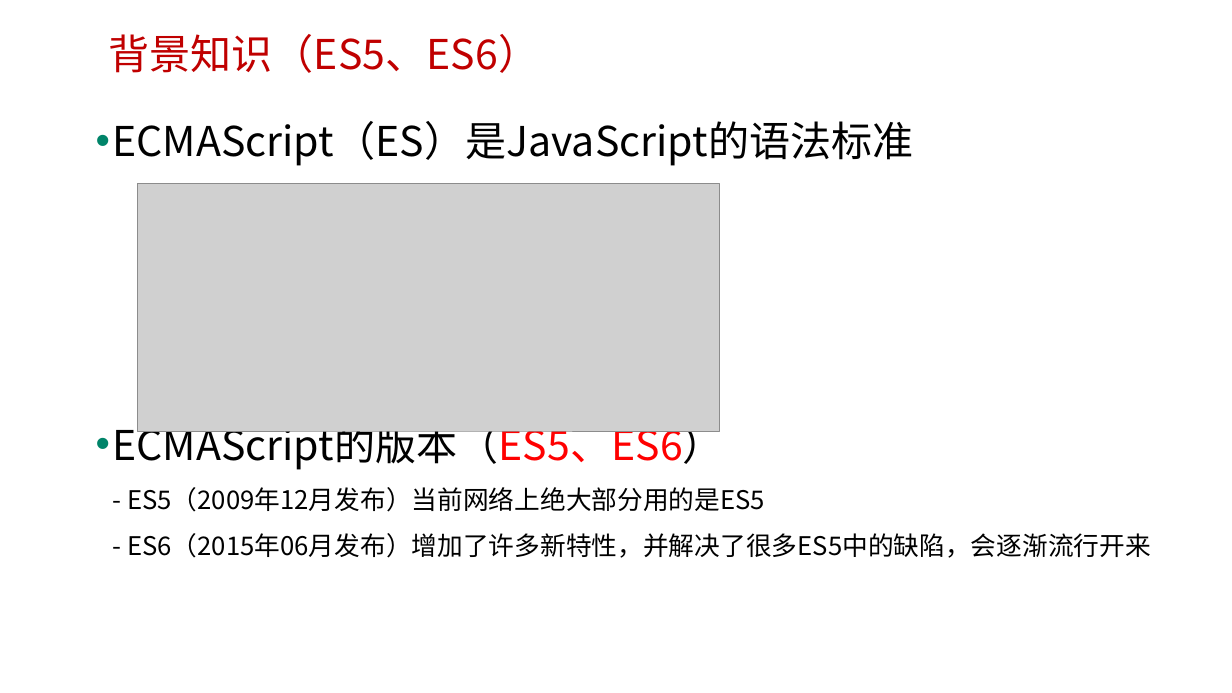
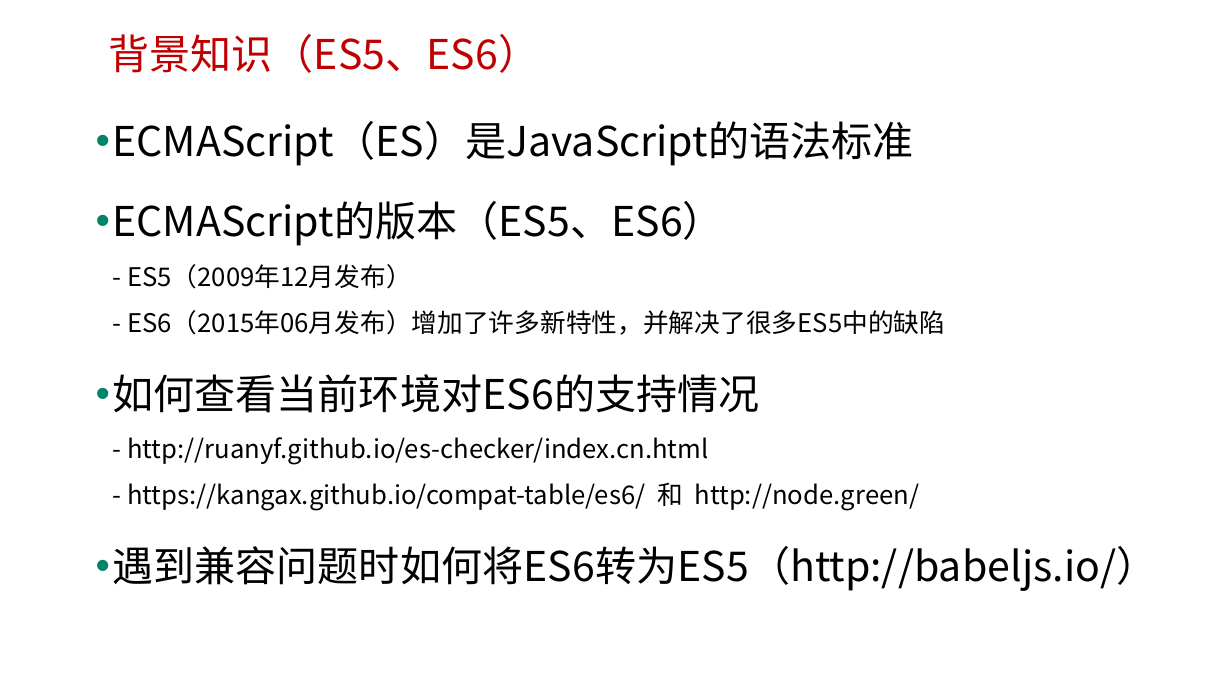
Before and after one commit to edu2act/course-javascript-advanced, a slide deck: slide 1 of 课程PPT/13.ECMAScript 6 一.pptx (slide 3 before the commit). Drawn at 1232x693 pixels with LibreOffice and Linux fonts; fonts in the diff are those of the drawing; grey boxes stand for pictures; background and template pictures are left out. Boxes give left, top, right and bottom in pixels: in the first picture for what was removed or moved away, otherwise in the second. Text is boxed around its words. In the diff, an @@ line names an element or a change of style, - is before the commit and + after.

```diff
--- a/课程PPT/13.ECMAScript 6 一.pptx
+++ b/课程PPT/13.ECMAScript 6 一.pptx
@@ text at (x1=112, y1=201, x2=1157, y2=591): text changed @@
-• ECMAScript的版本（ES5、ES6）
-  - ES5（2009年12月发布）当前网络上绝大部分用的是ES5
-  - ES6（2015年06月发布）增加了许多新特性，并解决了很多ES5中的缺陷，会逐渐流行开来
+• ECMAScript的版本（ES5、ES6）
+  - ES5（2009年12月发布）
+  - ES6（2015年06月发布）增加了许多新特性，并解决了很多ES5中的缺陷
+• 如何查看当前环境对ES6的支持情况
+  - http://ruanyf.github.io/es-checker/index.cn.html
+  - https://kangax.github.io/compat-table/es6/ 和 http://node.green/
+• 遇到兼容问题时如何将ES6转为ES5（http://babeljs.io/）
@@ picture removed at (x1=138, y1=184, x2=720, y2=432) @@
```
Also in this commit, not shown: 4 other slides changed, 4 slides added, 6 other files.
